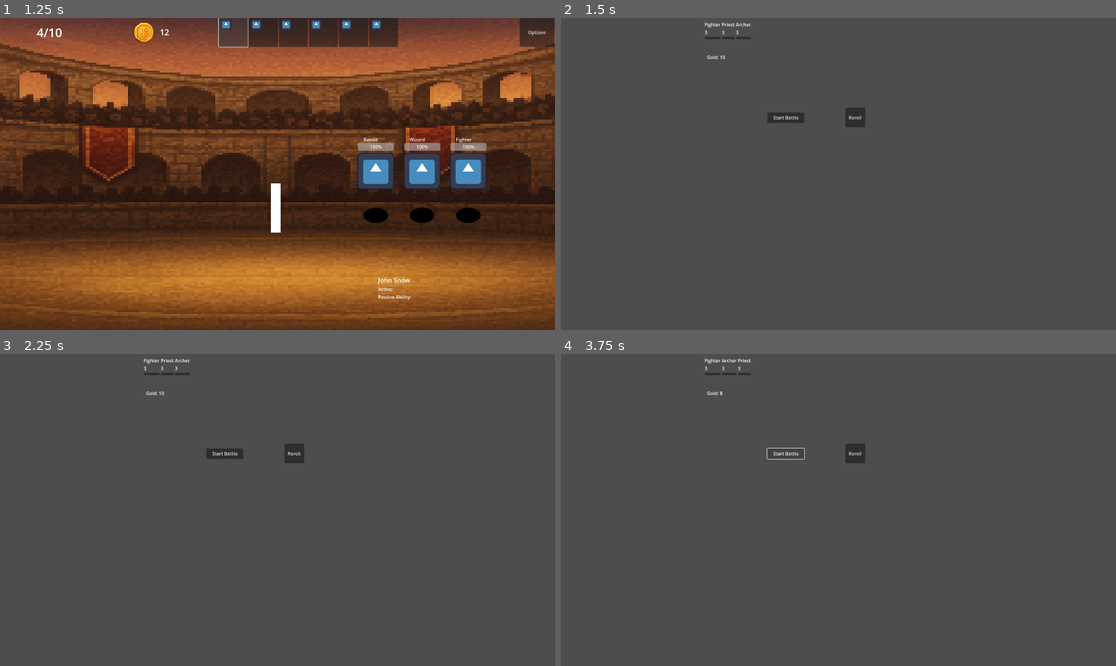
Above: before the commit, frames 1-4 (two rows, left to right).
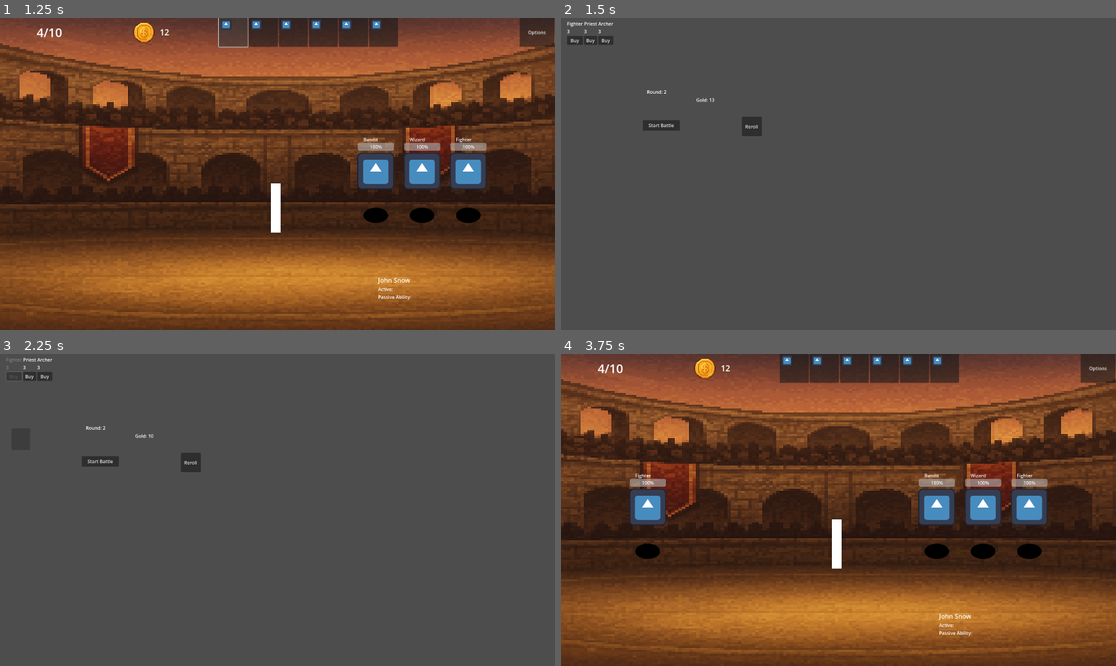
Above: after the commit, the same moments.

Repository: klaswell16/auto_battler
Game: Godot game, scene res://scenes/battle_scene.tscn
Same seed, same stepped clock (60 frames per second), same inputs: the game is played once before the commit and once after it. The engine's default icon, where the game draws it, is replaced by a stand-in: a white triangle on a blue panel in a dark square.
Inputs (mouse positions are in pixels of both pictures, inside the frame that each line leads up to):
- Up to frame 1 (1.25 s): click (233, 33) at 0.5 s
- Up to frame 2 (1.5 s): click (821, 33) at 1.25 s
- Up to frame 3 (2.25 s): click (16, 375) at 2 s, where only the run after the commit has a clickable "Buy"
- Up to frame 4 (3.75 s): click "Reroll" at 2.75 s; click "Start Battle" at 3.5 s

Frame 1 is identical in both runs. In frame 2, 1.3% of the frame differs, in the area x 1-55%, y 1-38%; in frame 3, 1.2%; in frame 4, 99%, in the area x 0-100%, y 0-100%.

Commit message:
Add owned slots in shop

Diff:
--- a/scenes/Shop.tscn
+++ b/scenes/Shop.tscn
@@ -9,6 +9,7 @@
 [ext_resource type="Resource" uid="uid://cxwf21vdhp7ov" path="res://data/priest.tres" id="7_abjrc"]
 [ext_resource type="Resource" uid="uid://c1lx0ys505qs4" path="res://data/archer.tres" id="8_jccym"]
 [ext_resource type="PackedScene" uid="uid://crrcw65irwauy" path="res://scenes/ShopSlot.tscn" id="9_plhqw"]
+[ext_resource type="PackedScene" uid="uid://dhtudq5lcjm0n" path="res://ui/potrait_button.tscn" id="10_eo1la"]
 
 [node name="Shop" type="Control"]
 layout_mode = 3
@@ -17,35 +18,50 @@
 available_units = Array[ExtResource("2_skkvx")]([ExtResource("3_eo1la"), ExtResource("4_toxd1"), ExtResource("5_47hci"), ExtResource("6_hd80v"), ExtResource("7_abjrc"), ExtResource("8_jccym")])
 shop_slot_scene = ExtResource("9_plhqw")
 slots_per_roll = 3
+owned_portrait_scene = ExtResource("10_eo1la")
 
 [node name="GoldLabel" type="Label" parent="."]
 layout_mode = 0
-offset_left = 505.0
-offset_top = 124.0
-offset_right = 545.0
-offset_bottom = 147.0
+offset_left = 468.0
+offset_top = 272.0
+offset_right = 551.0
+offset_bottom = 310.0
+
+[node name="RoundLabel" type="Label" parent="."]
+layout_mode = 0
+offset_left = 297.0
+offset_top = 244.0
+offset_right = 379.0
+offset_bottom = 285.0
 
 [node name="SlotsContainer" type="HBoxContainer" parent="."]
 layout_mode = 0
-offset_left = 497.0
-offset_top = 7.0
-offset_right = 1532.0
-offset_bottom = 508.0
+offset_left = 21.0
+offset_top = 4.0
+offset_right = 1056.0
+offset_bottom = 505.0
 
 [node name="RerollButton" type="Button" parent="."]
 layout_mode = 0
-offset_left = 984.0
-offset_top = 311.0
-offset_right = 1053.0
-offset_bottom = 378.0
+offset_left = 626.0
+offset_top = 342.0
+offset_right = 695.0
+offset_bottom = 409.0
 text = "Reroll"
 
 [node name="StartBattleButton" type="Button" parent="."]
 layout_mode = 0
-offset_left = 714.0
-offset_top = 327.0
-offset_right = 842.0
-offset_bottom = 363.0
+offset_left = 283.0
+offset_top = 354.0
+offset_right = 411.0
+offset_bottom = 390.0
 text = "Start Battle"
 
+[node name="OwnedContainer" type="HBoxContainer" parent="."]
+layout_mode = 0
+offset_left = 40.0
+offset_top = 257.0
+offset_right = 348.0
+offset_bottom = 332.0
+
 [connection signal="pressed" from="StartBattleButton" to="." method="_on_start_battle_button_pressed"]
--- a/scenes/ShopSlot.tscn
+++ b/scenes/ShopSlot.tscn
@@ -20,3 +20,4 @@
 
 [node name="BuyButton" type="Button" parent="."]
 layout_mode = 2
+text = "Buy"
--- a/scripts/battle_context.gd
+++ b/scripts/battle_context.gd
@@ -1,14 +1,24 @@
 extends Node
 
+var gold: int = 10
+var round: int = 1
 
-var gold: int = 10
+# Simple reward tuning
+var win_gold: int = 5      # base gold for winning a round
+var loss_gold: int = 2     # base gold for losing a round
+var round_bonus: int = 1   # extra gold per round (scaling)
 
-# Each entry is just a ChampionData reference the player owns
+# Player’s roster and upgrade tracking
 var owned_units: Array[ChampionData] = []
+var copy_counts: Dictionary = {}   # key: resource path -> copies
+var star_levels: Dictionary = {}   # key: resource path -> star level
 
-# Tracks how many copies you have of each champion, for upgrades
-var copy_counts: Dictionary = {}  # key: Resource path (String), value: int
-var star_levels: Dictionary = {}  # key: Resource path (String), value: int
+func reset_run() -> void:
+	gold = 10
+	round = 1
+	owned_units.clear()
+	copy_counts.clear()
+	star_levels.clear()
 
 func add_unit(data: ChampionData) -> void:
 	if data == null:
@@ -18,15 +28,25 @@
 
 	var key := data.resource_path
 	if key == "":
-		key = str(data)  # fallback
+		key = str(data)
 
 	var count: int = int(copy_counts.get(key, 0)) + 1
 	copy_counts[key] = count
 
 	var star: int = int(star_levels.get(key, 1))
-
-	# Simple rule: 3 copies = +1 star (TFT-style)
 	if count >= 3:
 		copy_counts[key] = 0
 		star_levels[key] = star + 1
 		print("Upgraded ", data.display_name, " to ", star + 1, "-star!")
+
+func apply_battle_result(player_won: bool) -> void:
+	var base: int = win_gold if player_won else loss_gold
+	var bonus: int = round_bonus * round
+
+	var reward: int = base + bonus
+	gold += reward
+
+	print("Round ", round, " ended. Player_won=", player_won,
+		" reward=", reward, " gold now=", gold)
+
+	round += 1
--- a/scripts/battle_scene.gd
+++ b/scripts/battle_scene.gd
@@ -142,6 +142,8 @@
 func _on_battle_end(winner: String) -> void:
 	print("Battle over! Winner: ", winner)
 
-	# Simple version: go back to the shop after each battle
-	await get_tree().create_timer(1.0).timeout  # small pause so you see the result
+	var player_won: bool = (winner == "player")
+	BattleContext.apply_battle_result(player_won)
+
+	await get_tree().create_timer(1.0).timeout
 	get_tree().change_scene_to_file("res://scenes/shop.tscn")
--- a/scripts/menu.gd
+++ b/scripts/menu.gd
@@ -7,5 +7,5 @@
 
 
 func _on_start_button_pressed() -> void:
-
+	get_tree().change_scene_to_file("res://scenes/Shop.tscn")
 	pass # Replace with function body.
--- a/scripts/shop.gd
+++ b/scripts/shop.gd
@@ -1,26 +1,33 @@
 extends Control
 class_name Shop
 
-@export var available_units: Array[ChampionData] = []
+@export var available_units: Array = []
 @export var shop_slot_scene: PackedScene
 @export var slots_per_roll: int = 5
 @export var reroll_cost: int = 2
 
 @onready var gold_label: Label = $GoldLabel
+@onready var round_label: Label = $RoundLabel
 @onready var slots_container: HBoxContainer = $SlotsContainer
 @onready var reroll_button: Button = $RerollButton
+@export var owned_portrait_scene: PackedScene
+@onready var owned_container: HBoxContainer = $OwnedContainer
 
-var current_slots: Array[ShopSlot] = []
+
+var current_slots: Array = []
 
 func _ready() -> void:
 	if reroll_button:
 		reroll_button.pressed.connect(_on_reroll_pressed)
-	_update_gold_label()
+	_update_ui()
 	roll_shop()
+	_refresh_owned_units_ui()
 
-func _update_gold_label() -> void:
+func _update_ui() -> void:
 	if gold_label:
 		gold_label.text = "Gold: %d" % BattleContext.gold
+	if round_label:
+		round_label.text = "Round: %d" % BattleContext.round
 
 func clear_slots() -> void:
 	for slot in current_slots:
@@ -36,7 +43,7 @@
 	var count: int = min(slots_per_roll, available_units.size())
 	for i in count:
 		var data_index: int = randi() % available_units.size()
-		var data: ChampionData = available_units[data_index]
+		var data = available_units[data_index]
 
 		var slot: ShopSlot = shop_slot_scene.instantiate()
 		slots_container.add_child(slot)
@@ -44,17 +51,16 @@
 		slot.buy_pressed.connect(_on_slot_buy_pressed)
 		current_slots.append(slot)
 
-func _on_slot_buy_pressed(data: ChampionData, cost: int) -> void:
+func _on_slot_buy_pressed(data, cost: int) -> void:
 	if BattleContext.gold < cost:
 		print("Not enough gold!")
-		# You could flash the cost in red here
 		return
 
 	BattleContext.gold -= cost
 	BattleContext.add_unit(data)
-	_update_gold_label()
+	_update_ui()
+	_refresh_owned_units_ui()
 
-	# Optionally remove or gray-out the bought slot
 	for slot in current_slots:
 		if slot.data == data:
 			slot.modulate = Color(0.5, 0.5, 0.5, 1.0)
@@ -70,8 +76,42 @@
 		return
 
 	BattleContext.gold -= reroll_cost
-	_update_gold_label()
+	_update_ui()
 	roll_shop()
+
+func _refresh_owned_units_ui() -> void:
+	if owned_container == null:
+		return
+
+	# Clear old portraits
+	for child in owned_container.get_children():
+		child.queue_free()
+
+	# Add one portrait per owned unit
+	for data in BattleContext.owned_units:
+		if data == null:
+			continue
+
+		var pb := owned_portrait_scene.instantiate()
+		# Optional: cast for editor hints, but not required for runtime
+		# var pb: PortraitButton = owned_portrait_scene.instantiate()
+
+		owned_container.add_child(pb)
+
+		# Now these lines are valid because unit_name & portrait exist
+		pb.unit_name = data.display_name
+		pb.portrait = data.portrait_texture
+
+		# Bench portraits are informational
+		pb.disabled = true
+
+
+		# Optional: show star level if you're using star_levels
+		var key := data.resource_path
+		var star: int = int(BattleContext.star_levels.get(key, 1))
+		if star > 1 and pb.has_node("StarLabel"):
+			pb.get_node("StarLabel").text = "★%d" % star
+
 
 
 func _on_start_battle_button_pressed() -> void:
--- a/ui/potrait_button.gd
+++ b/ui/potrait_button.gd
@@ -1,11 +1,17 @@
 extends Button
 class_name PortraitButton
 
-@export var portrait: Texture2D :
+@export var portrait: Texture2D:
 	set(value):
 		portrait = value
 		if is_inside_tree():
 			$Portrait.texture = portrait
+
+@export var unit_name: String = "":
+	set(value):
+		unit_name = value
+		if is_inside_tree() and has_node("NameLabel"):
+			$NameLabel.text = unit_name
 
 @export var border_active_color: Color = Color(1.0, 0.85, 0.2, 1.0)
 @export var border_inactive_color: Color = Color(1, 1, 1, 0.0)
@@ -18,16 +24,16 @@
 
 func _ready() -> void:
 	focus_mode = FOCUS_ALL
+	if has_node("NameLabel"):
+		$NameLabel.text = unit_name
 	_apply_visuals()
 
-# Called when the button is clicked (connected via the editor)
 func _on_pressed() -> void:
-	print("Portrait button pressed!")  # optional feedback
+	print("Portrait button pressed!")
 	pulse_active()
 
-# Called when the mouse hovers over the button (connected via the editor)
 func _on_mouse_entered() -> void:
-	print("Hovering over portrait button!")  # optional feedback
+	print("Hovering over portrait button!")
 
 func set_active(state: bool) -> void:
 	_is_active = state
@@ -44,10 +50,8 @@
 	_apply_visuals()
 
 func _apply_visuals() -> void:
-	# Highlight border if active
 	$Border.color = border_active_color if _is_active else border_inactive_color
 
-	# Dim layer: dead > acted > normal
 	if _is_dead:
 		$Mask.color = dead_dim_color
 	elif _has_acted:
Not shown: 1 places in scenes/Shop.tscn that only renumber resources
